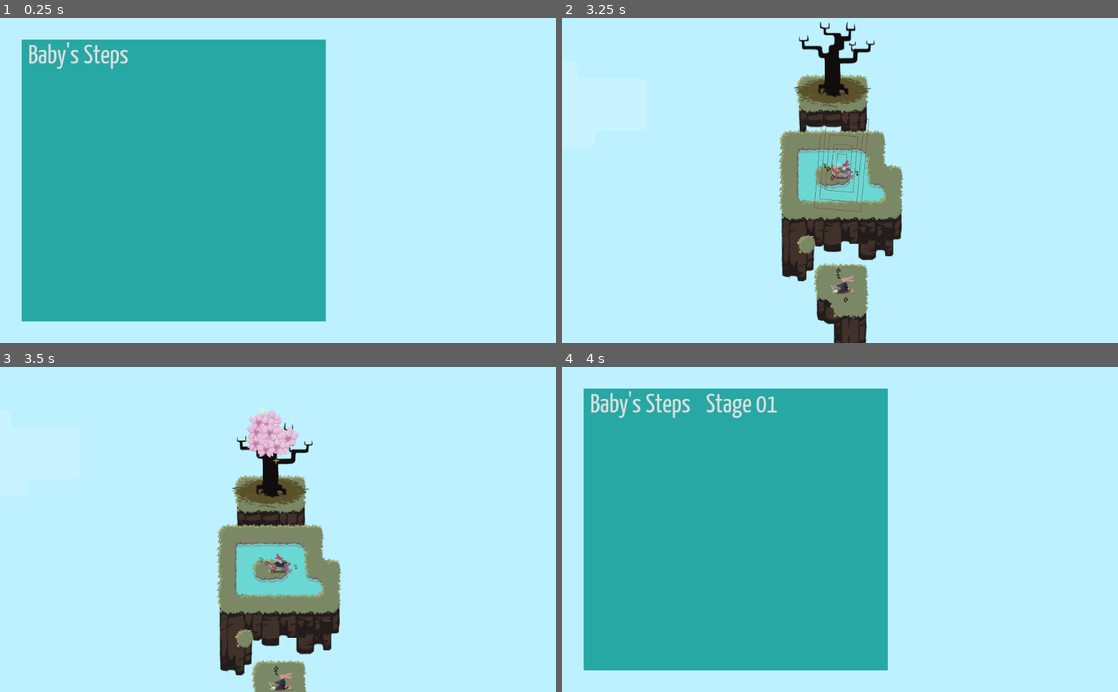
Above: before the commit, frames 1-4 (two rows, left to right).
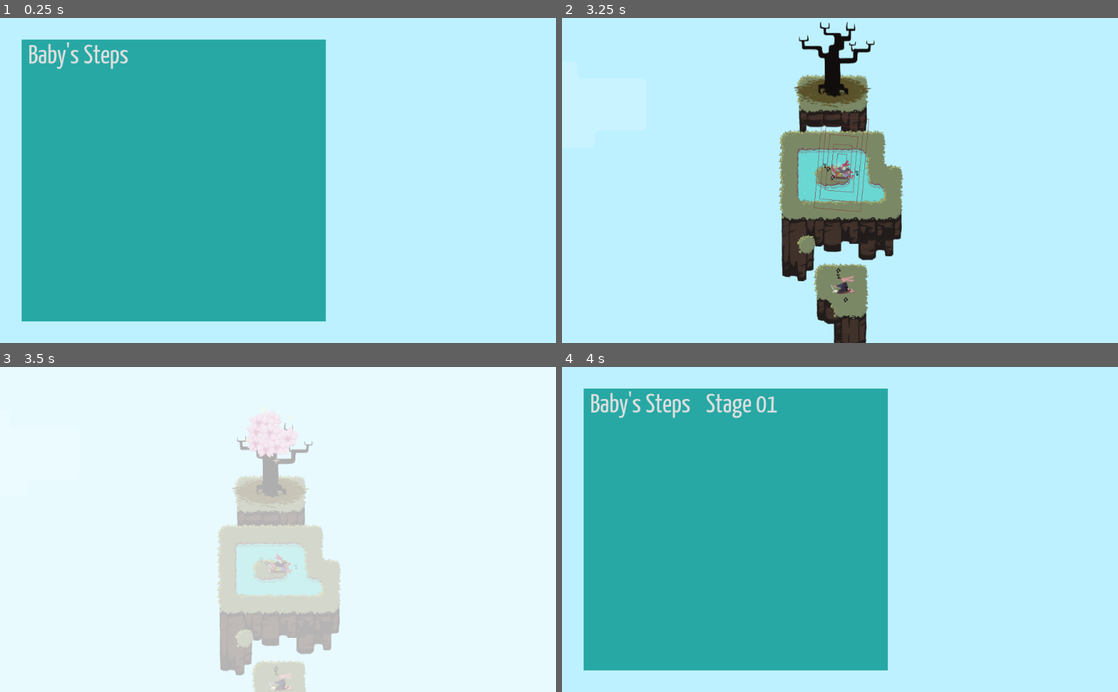
Above: after the commit, the same moments.

Repository: uspgamedev/skyjammers
Game: Godot game, scene res://menus/stage-selector/main.tscn
Two runs of this game, one before a commit and one after it. Both use one fixed random seed, a clock stepped at 60 frames per second and the inputs below. Sound files missing from this copy of the repository are replaced by a short silence.
Inputs:
- Up to frame 1 (0.25 s): no input
- Up to frame 2 (3.25 s): click "Baby's Steps" at 0.5 s; hold Space (action_play) 1.28-2.03 s; tap Space (action_play) at 2.1 s; hold Space (action_play) from 2.78 s (still down)
- Up to frame 3 (3.5 s): keep holding Space (action_play)
- Up to frame 4 (4 s): release Space (action_play) at 3.53 s; tap Space (action_play) at 3.6 s

Frames 1-2 are identical in both runs. In frame 3, 100% of the frame differs, in the area x 0-100%, y 0-100%; in frame 4, nothing differs.

Commit message:
Add overlay animation on win

Diff:
--- a/game/stages/base.gd
+++ b/game/stages/base.gd
@@ -7,6 +7,7 @@
 onready var activeInstrument = null
 onready var camera = $Camera2D
 onready var audioManager = get_node("AudioManager")
+onready var overlayAnimation = get_node("CanvasLayer/overlay/AnimationPlayer")
 var win = false
 var lose = false
 
@@ -41,6 +42,8 @@
 	if activeInstrument.is_in_group("sentinels"):
 		_failed()
 	elif activeInstrument.is_in_group("goal"):
+		# flash here
+		overlayAnimation.play("flash")
 		activeInstrument.get_node("AnimationPlayer").play("bloom")
 		audioManager.playSFX("LevelClear")
 		win = true
--- a/game/stages/base.tscn
+++ b/game/stages/base.tscn
@@ -25,6 +25,25 @@
 func _process(delta):
 	self.zoom = Vector2(z,z)
 "
+
+[sub_resource type="Animation" id=2]
+
+resource_name = "flash"
+length = 2.0
+loop = false
+step = 0.1
+tracks/0/type = "value"
+tracks/0/path = NodePath(".:color")
+tracks/0/interp = 1
+tracks/0/loop_wrap = true
+tracks/0/imported = false
+tracks/0/enabled = true
+tracks/0/keys = {
+"times": PoolRealArray( 0, 0.2, 2 ),
+"transitions": PoolRealArray( 1, 1, 1 ),
+"update": 0,
+"values": [ Color( 1, 1, 1, 0 ), Color( 1, 1, 1, 1 ), Color( 1, 1, 1, 0 ) ]
+}
 
 [node name="Stage" type="Node2D" index="0"]
 
@@ -128,4 +147,30 @@
 tile_data = PoolIntArray( -327690, 0, 0, -327689, 1, 0, -327688, 1, 0, -327687, 1, 0, -327686, 1, 0, -327685, 1, 0, -32 …(2373 unchanged characters)…
 _sections_unfolded = [ "Cell", "Visibility" ]
 
+[node name="overlay" type="Polygon2D" parent="CanvasLayer" index="1"]
+
+polygon = PoolVector2Array( 0, 0, 1024, 0, 1024, 608, 0, 608 )
+uv = PoolVector2Array(  )
+color = Color( 1, 1, 1, 0 )
+vertex_colors = PoolColorArray(  )
+offset = Vector2( 0, 0 )
+antialiased = false
+texture = null
+texture_offset = Vector2( 0, 0 )
+texture_scale = Vector2( 1, 1 )
+texture_rotation_degrees = 0.0
+invert_enable = false
+invert_border = 100.0
+
+[node name="AnimationPlayer" type="AnimationPlayer" parent="CanvasLayer/overlay" index="0"]
+
+root_node = NodePath("..")
+autoplay = ""
+playback_process_mode = 1
+playback_default_blend_time = 0.0
+playback_speed = 1.0
+anims/flash = SubResource( 2 )
+blend_times = [  ]
+autoplay = ""
+
 [connection signal="played" from="Input" to="." method="_on_Input_played"]
Not shown: 1 places in game/stages/base.tscn that only renumber resources
